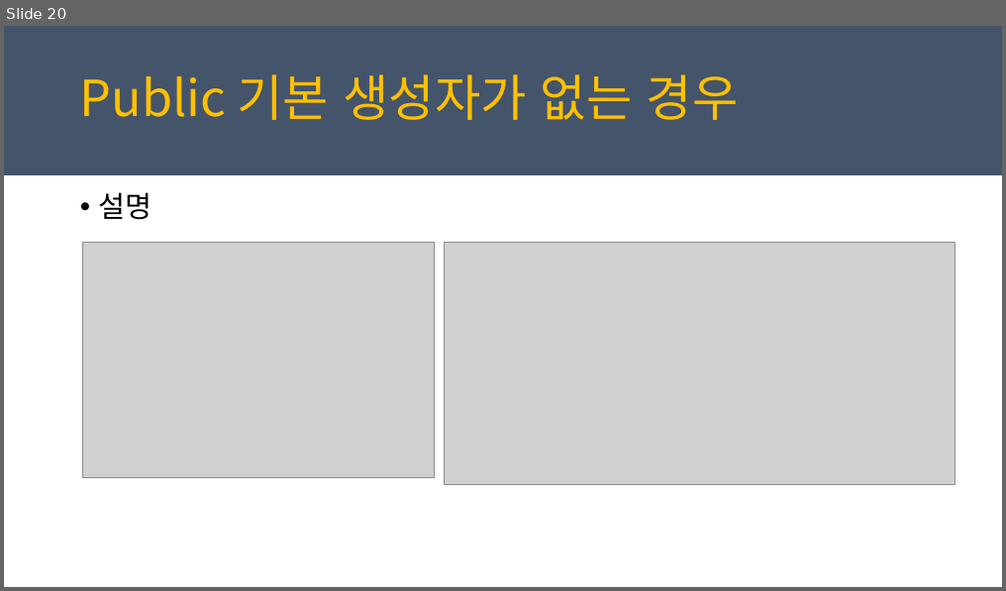
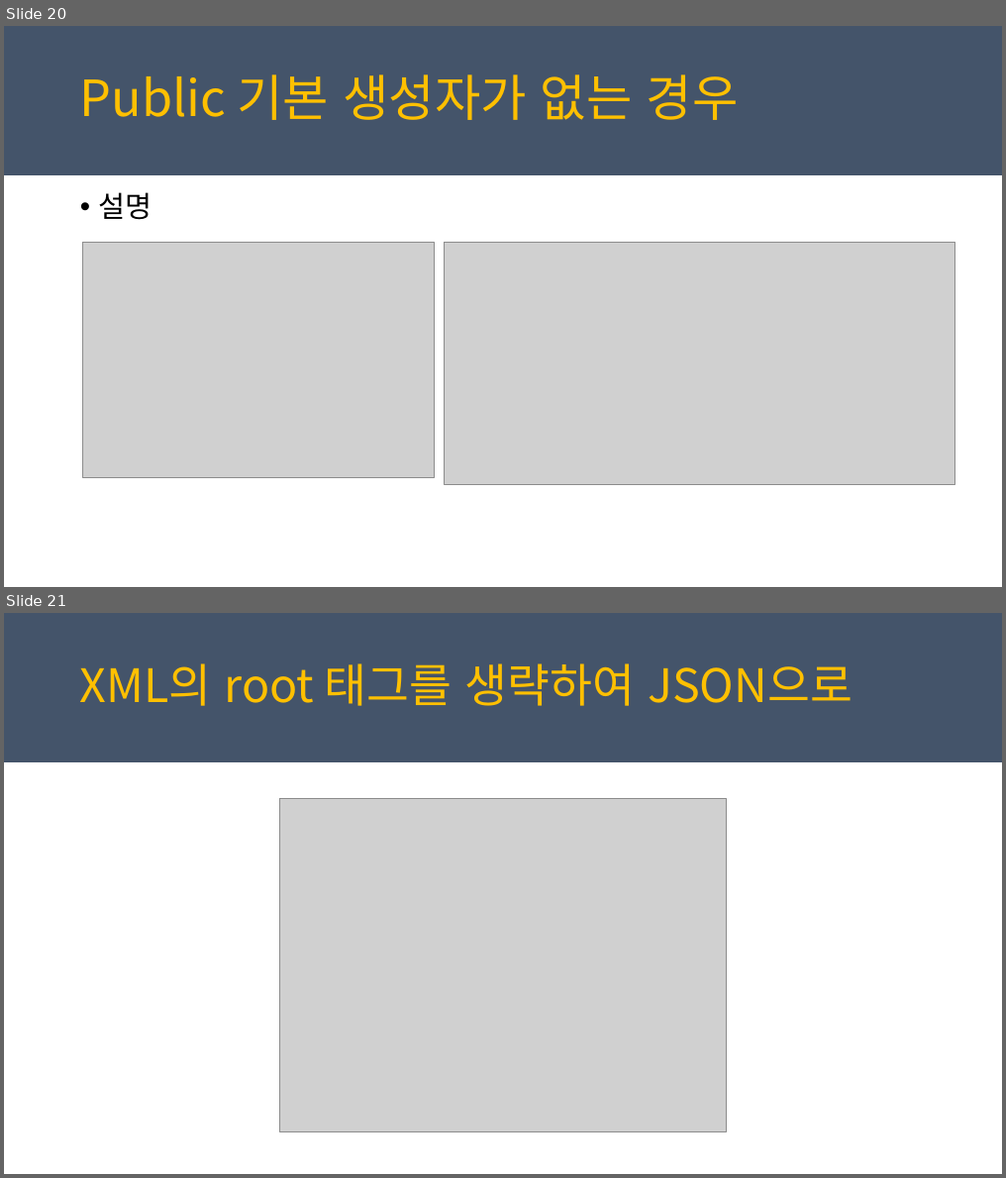
Before and after one commit to juniair/Summary-PPT, a slide deck: PRISM_Newton.Json.pptx. Shown one above the other, each under a label of ours: slide 20 before the commit, slides 20 and 21 after it. The pictures are 1006x591 and 1006x1178 pixels, drawn with LibreOffice and Linux fonts; fonts in the diff are those of the drawing; grey boxes stand for pictures. Boxes give left, top, right and bottom in pixels: in the first picture for what was removed or moved away, otherwise in the second. Text is boxed around its words. In the diff, an @@ line names an element or a change of style, - is before the commit and + after.

```diff
--- a/PRISM_Newton.Json.pptx
+++ b/PRISM_Newton.Json.pptx
@@ slide 21 added at box(4, 613, 1002, 1174), background #FFFFFF; not listed: 1 template element that a slide beside it also shows @@
@@ text added at box(80, 663, 852, 706), 44.4 pt, text #FFC000 @@
+XML의 root 태그를 생략하여 JSON으로
@@ picture added at box(280, 798, 727, 1132) @@
```
Also in this commit, not shown: 2 other slides added.
